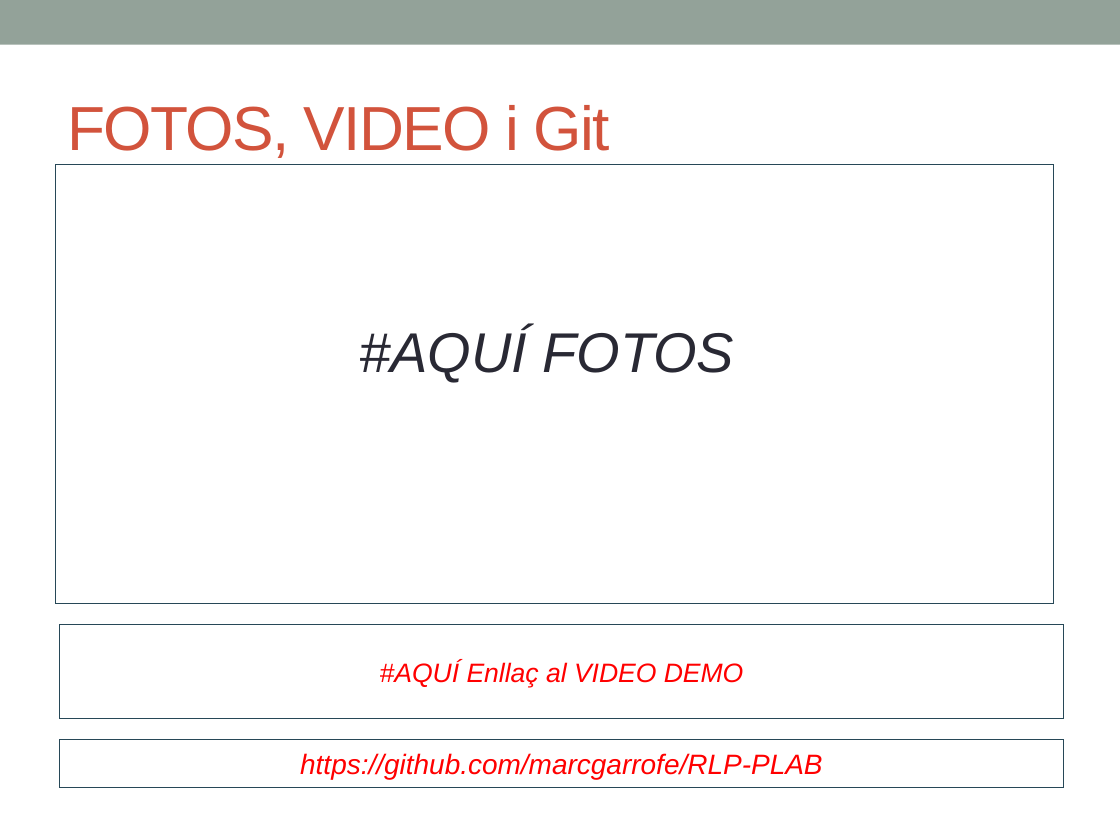
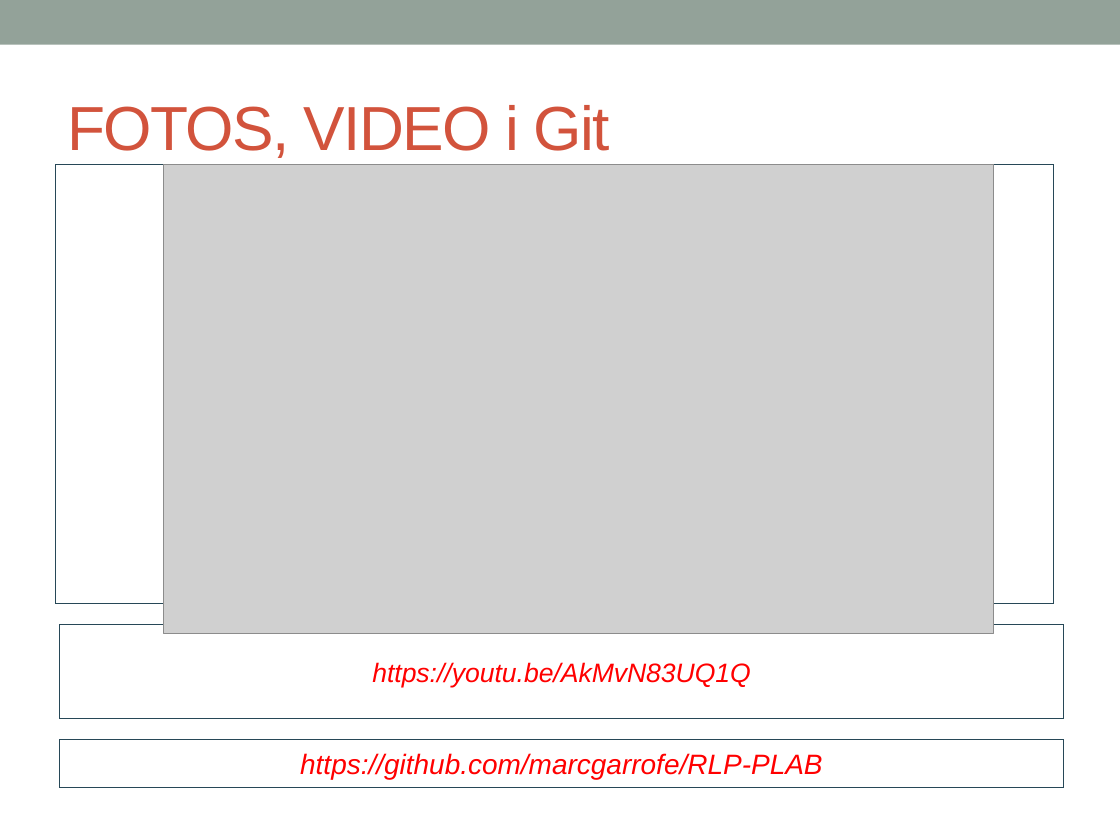
Before and after one commit to marcgarrofe/LuciRobot, a slide deck: slide 4 of presentacio/FINAL_PRESENTATION-2022.pptx (slide 5 before the commit). Drawn at 1120x840 pixels with LibreOffice and Linux fonts; fonts in the diff are those of the drawing; grey boxes stand for pictures. Boxes give left, top, right and bottom in pixels: in the first picture for what was removed or moved away, otherwise in the second. Text is boxed around its words. In the diff, an @@ line names an element or a change of style, - is before the commit and + after.

Commit message:
final presentation

```diff
--- a/presentacio/FINAL_PRESENTATION-2022.pptx
+++ b/presentacio/FINAL_PRESENTATION-2022.pptx
@@ picture added at (x1=164, y1=165, x2=993, y2=634) @@
@@ text in rectangle at (x1=359, y1=328, x2=734, y2=382): text removed @@
-#AQUÍ FOTOS
@@ text in rectangle at (x1=372, y1=662, x2=751, y2=687): text changed @@
-#AQUÍ Enllaç al VIDEO DEMO
+https://youtu.be/AkMvN83UQ1Q
```
Also in this commit, not shown: 2 other slides changed, 1 slide removed.
